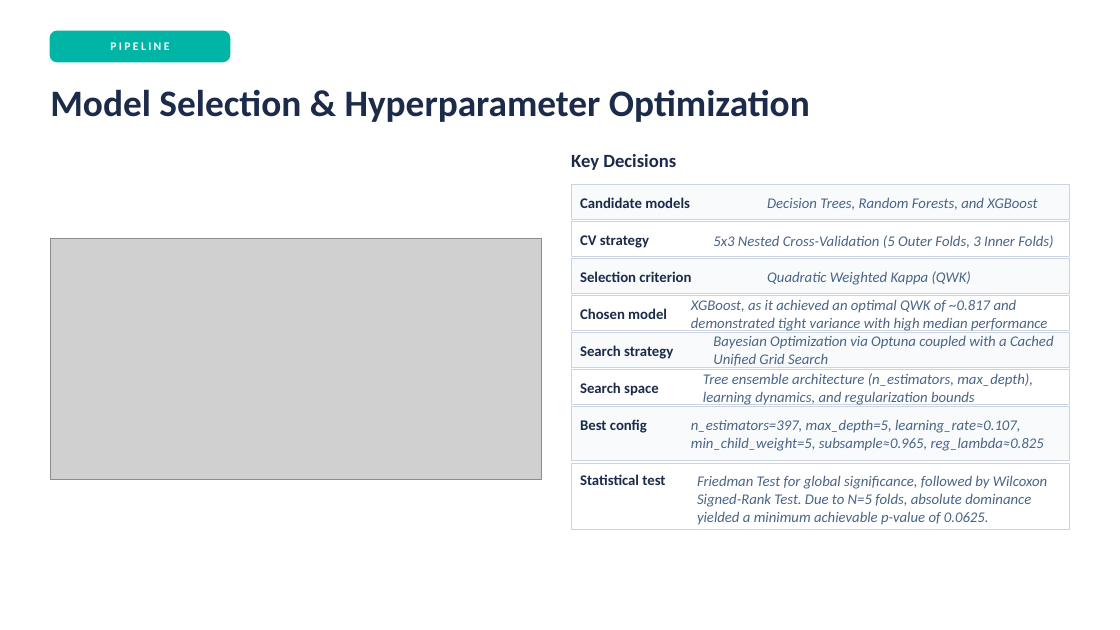
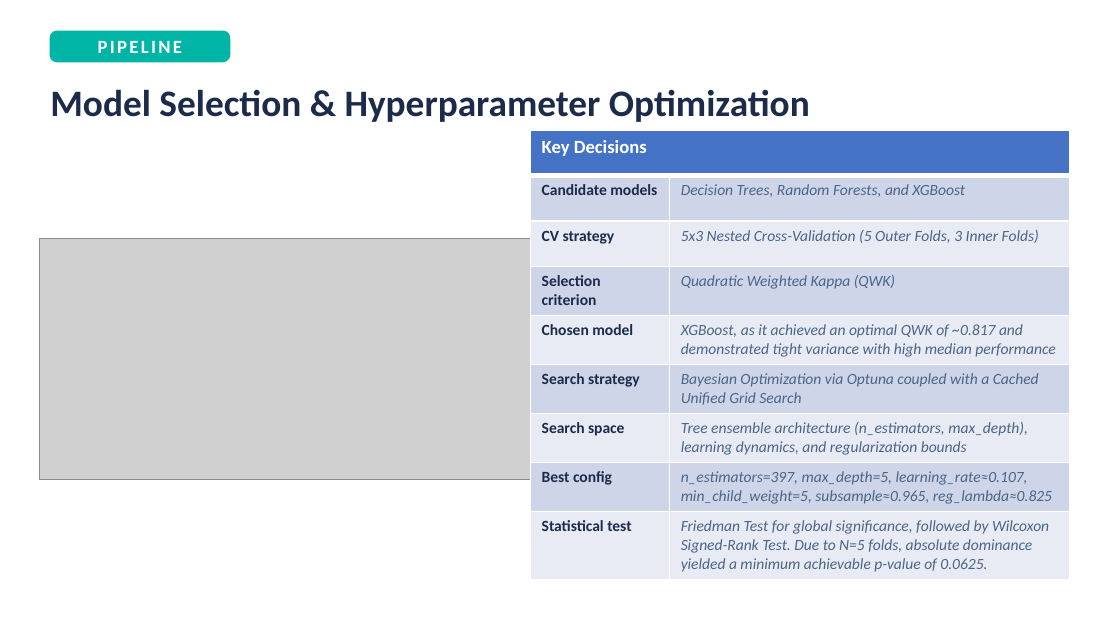
Before and after one commit to AndreaZanin02/HitPredictor-Steam, a slide deck: slide 8 of documentation/Presentation.pptx. Drawn at 1120x630 pixels with LibreOffice and Linux fonts; fonts in the diff are those of the drawing; grey boxes stand for pictures. Boxes give left, top, right and bottom in pixels: in the first picture for what was removed or moved away, otherwise in the second. Text is boxed around its words. In the diff, an @@ line names an element or a change of style, - is before the commit and + after.

```diff
--- a/documentation/Presentation.pptx
+++ b/documentation/Presentation.pptx
@@ text "PIPELINE" at box(98, 41, 182, 53): size 7.5 to 12 pt @@
@@ table added at box(531, 130, 1070, 576), 9 rows, 2 columns @@
+Key Decisions | 
+Candidate models | Decision Trees, Random Forests, and XGBoost
+CV strategy | 5x3 Nested Cross-Validation (5 Outer Folds, 3 Inner Folds)
+Selection criterion | Quadratic Weighted Kappa (QWK)
+Chosen model | XGBoost, as it achieved an optimal QWK of ~0.817 and demonstrated tight variance with high median performance
+Search strategy | Bayesian Optimization via Optuna coupled with a Cached Unified Grid Search
+Search space | Tree ensemble architecture (n_estimators, max_depth), learning dynamics, and regularization bounds
+Best config | n_estimators=397, max_depth=5, learning_rate≈0.107, min_child_weight=5, subsample≈0.965, reg_lambda≈0.825
+Statistical test | Friedman Test for global significance, followed by Wilcoxon Signed-Rank Test. Due to N=5 folds, absolute dominance yielded a minimum achievable p-value of 0.0625.
@@ text removed at box(571, 154, 676, 170) @@
-Key Decisions
@@ rectangle removed at box(571, 185, 1070, 220) @@
@@ text removed at box(580, 197, 690, 208) @@
-Candidate models
@@ text removed at box(767, 197, 1037, 210) @@
-Decision Trees, Random Forests, and XGBoost
@@ picture: place and size @@
-picture at box(50, 239, 542, 479)
+picture at box(39, 239, 531, 479)
@@ rectangle removed at box(571, 222, 1070, 256) @@
@@ text removed at box(580, 235, 649, 248) @@
-CV strategy
@@ text removed at box(713, 235, 1053, 248) @@
-5x3 Nested Cross-Validation (5 Outer Folds, 3 Inner Folds)
@@ rectangle removed at box(571, 259, 1070, 293) @@
@@ rectangle removed at box(571, 296, 1070, 330) @@
@@ text removed at box(580, 271, 691, 282) @@
-Selection criterion
@@ text removed at box(691, 299, 1047, 331) @@
-XGBoost, as it achieved an optimal QWK of ~0.817 and demonstrated tight variance with high median performance
@@ text removed at box(767, 271, 971, 285) @@
-Quadratic Weighted Kappa (QWK)
@@ text removed at box(580, 308, 667, 319) @@
-Chosen model
@@ rectangle removed at box(571, 333, 1070, 367) @@
@@ text removed at box(580, 345, 673, 359) @@
-Search strategy
@@ text removed at box(713, 335, 1054, 368) @@
-Bayesian Optimization via Optuna coupled with a Cached Unified Grid Search
@@ rectangle removed at box(571, 370, 1070, 404) @@
@@ text removed at box(580, 382, 659, 396) @@
-Search space
@@ text removed at box(703, 373, 1033, 405) @@
-Tree ensemble architecture (n_estimators, max_depth), learning dynamics, and regularization bounds
@@ rectangle removed at box(571, 407, 1070, 460) @@
@@ text removed at box(580, 419, 647, 433) @@
-Best config
@@ text removed at box(691, 419, 1044, 451) @@
-n_estimators=397, max_depth=5, learning_rate≈0.107, min_child_weight=5, subsample≈0.965, reg_lambda≈0.825
@@ rectangle removed at box(571, 463, 1070, 529) @@
@@ text removed at box(580, 474, 665, 485) @@
-Statistical test
@@ text removed at box(697, 475, 1047, 525) @@
-Friedman Test for global significance, followed by Wilcoxon Signed-Rank Test. Due to N=5 folds, absolute dominance yielded a minimum achievable p-value of 0.0625.
```
Also in this commit, not shown: 11 other slides changed, 1 other file.
